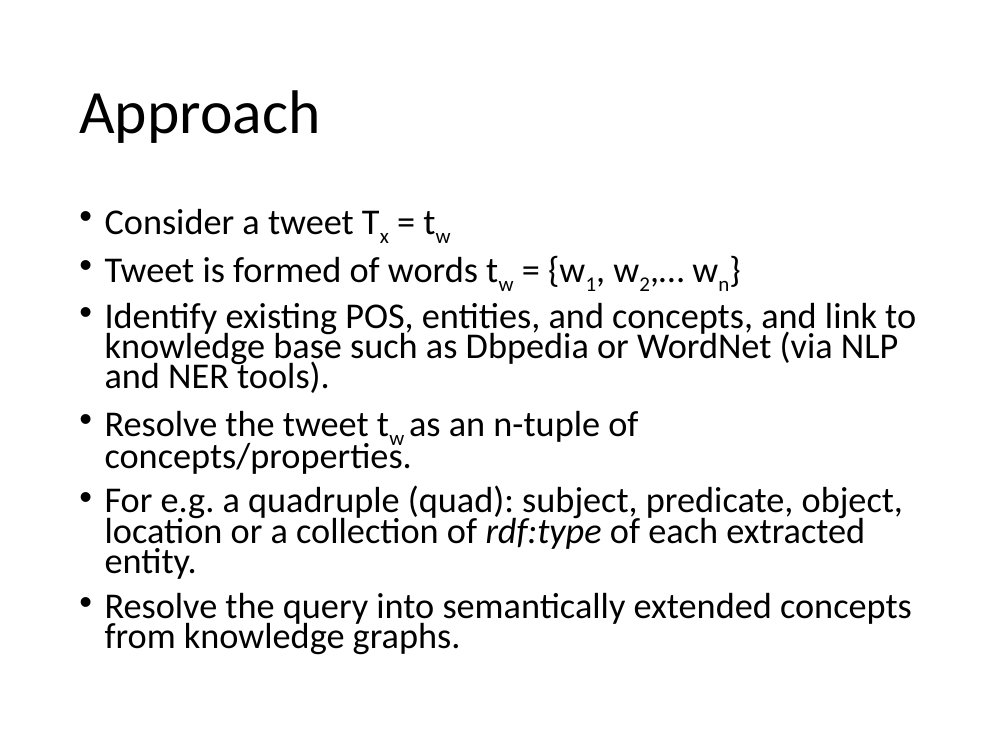
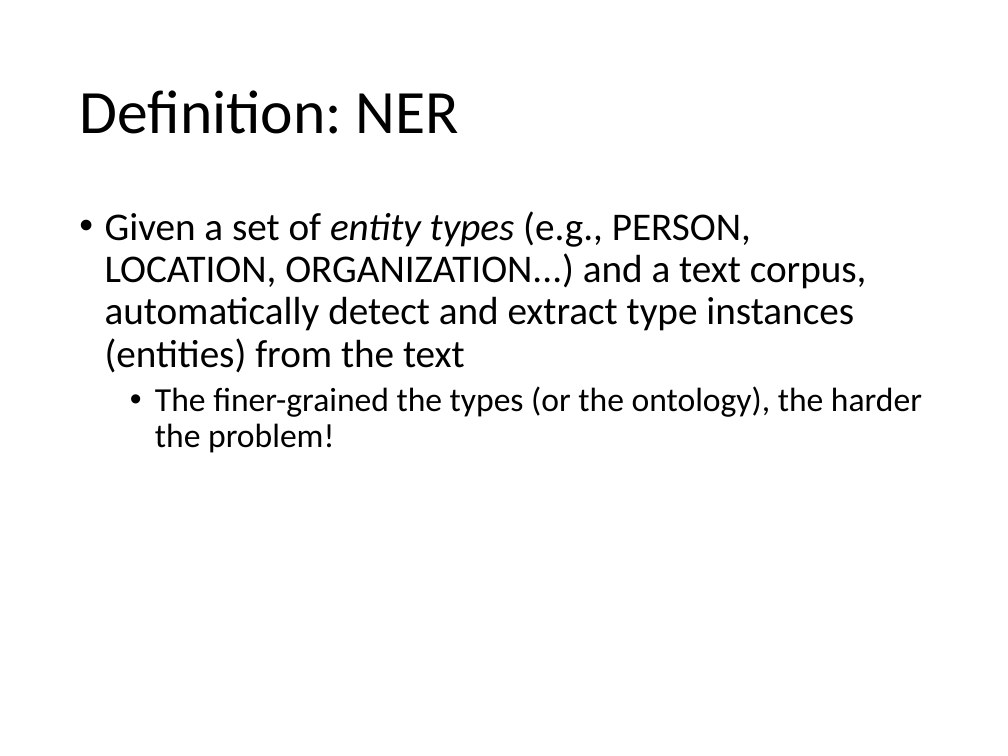
Before and after one commit to evhart/smasac-tutorial, a slide deck: slide 4 of slides/pptx/3-entity-extraction.pptx (slide 2 before the commit). Drawn at 1008x756 pixels with LibreOffice and Linux fonts; fonts in the diff are those of the drawing. Boxes give left, top, right and bottom in pixels: in the first picture for what was removed or moved away, otherwise in the second. Text is boxed around its words. In the diff, an @@ line names an element or a change of style, - is before the commit and + after.

Commit message:
updated slides

```diff
--- a/slides/pptx/3-entity-extraction.pptx
+++ b/slides/pptx/3-entity-extraction.pptx
@@ title at [79, 90, 459, 134]: text changed @@
-Approach
+Definition: NER
@@ text at [105, 211, 922, 453]: text changed; size 25.9 to 28 pt @@
-• Consider a tweet Tx = tw
-• Tweet is formed of words tw = {w1, w2,… wn}
-• Identify existing POS, entities, and concepts, and link to knowledge base such as Dbpedia or WordNet (via NLP and NER tools).
-• Resolve the tweet tw as an n-tuple of concepts/properties.
-• For e.g. a quadruple (quad): subject, predicate, object, location or a collection of rdf:type of each extracted entity.
-• Resolve the query into semantically extended concepts from knowledge graphs.
+• Given a set of entity types (e.g., PERSON, LOCATION, ORGANIZATION...) and a text corpus, automatically detect and extract type instances (entities) from the text
+  • The finer-grained the types (or the ontology), the harder the problem!
```
Also in this commit, not shown: 4 other slides changed, 2 slides added, 9 slides removed, 1 other file.
